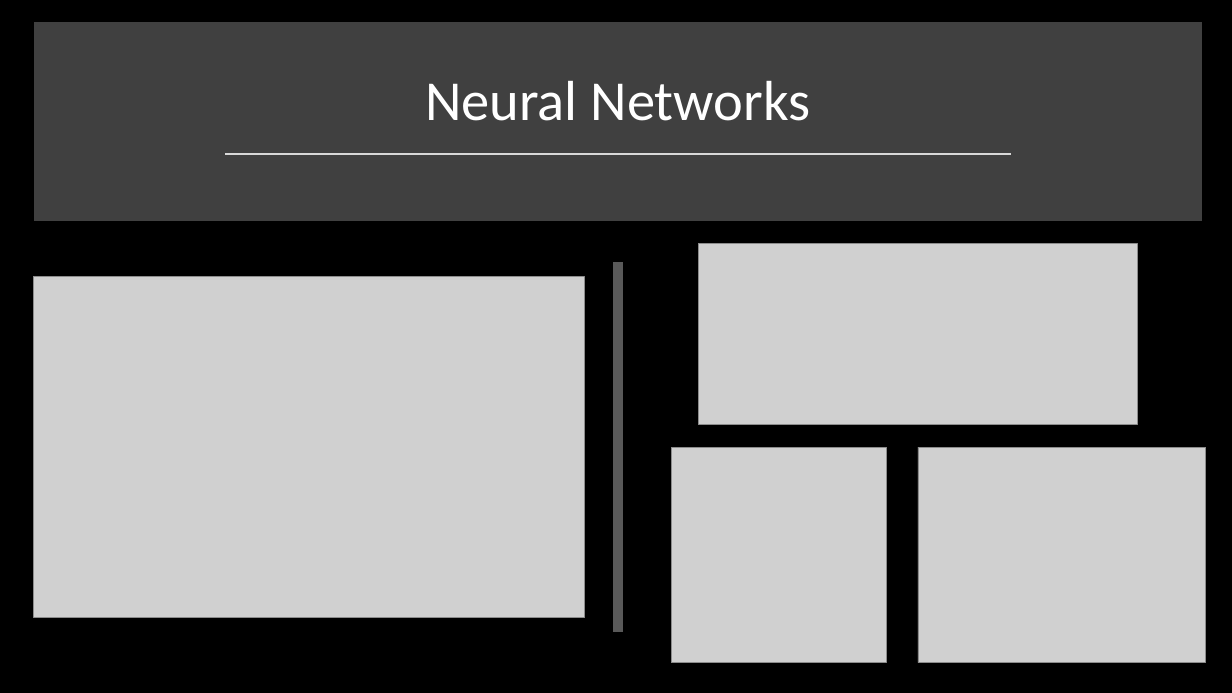
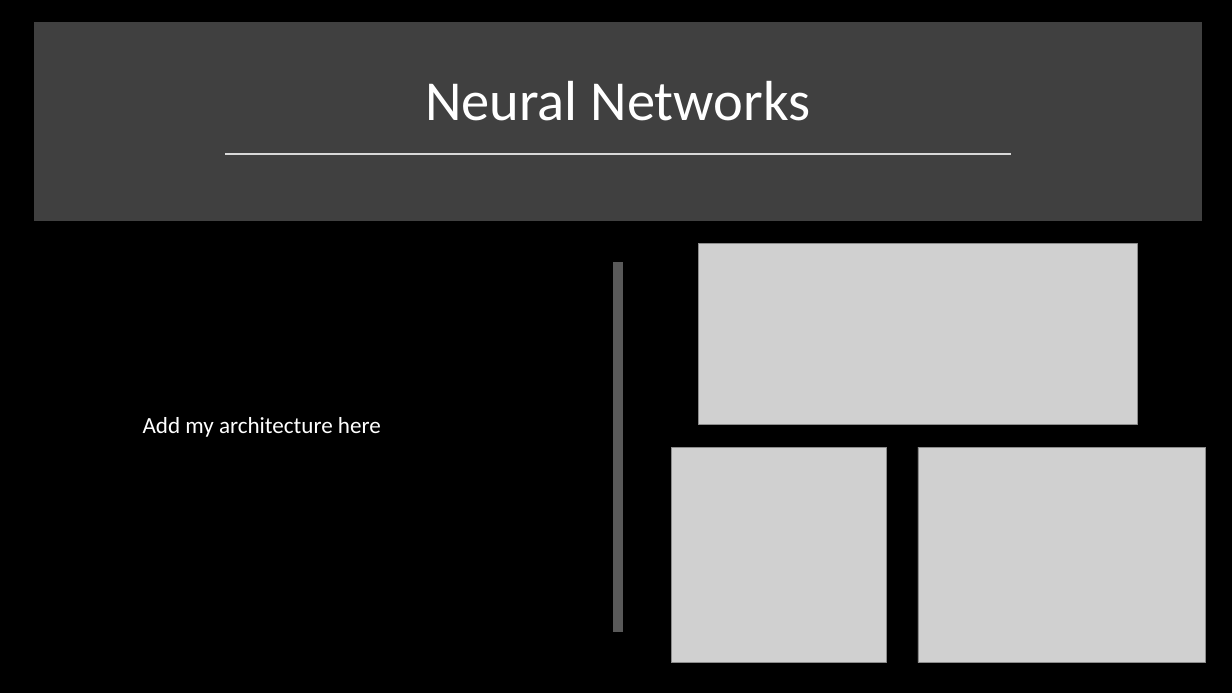
Before and after one commit to imw2/Diabetes-Diagnosis-Prediction, a slide deck: slide 10 of Presentation/FinalPresentationWittler.pptx. Drawn at 1232x693 pixels with LibreOffice and Linux fonts; fonts in the diff are those of the drawing; grey boxes stand for pictures. Boxes give left, top, right and bottom in pixels: in the first picture for what was removed or moved away, otherwise in the second. Text is boxed around its words. In the diff, an @@ line names an element or a change of style, - is before the commit and + after.

```diff
--- a/Presentation/FinalPresentationWittler.pptx
+++ b/Presentation/FinalPresentationWittler.pptx
@@ picture removed at (33, 277, 585, 617) @@
@@ text added at (143, 417, 381, 437), 18 pt, text #FFFFFF @@
+Add my architecture here
```
Also in this commit, not shown: 1 other slide changed, 1 slide added.
